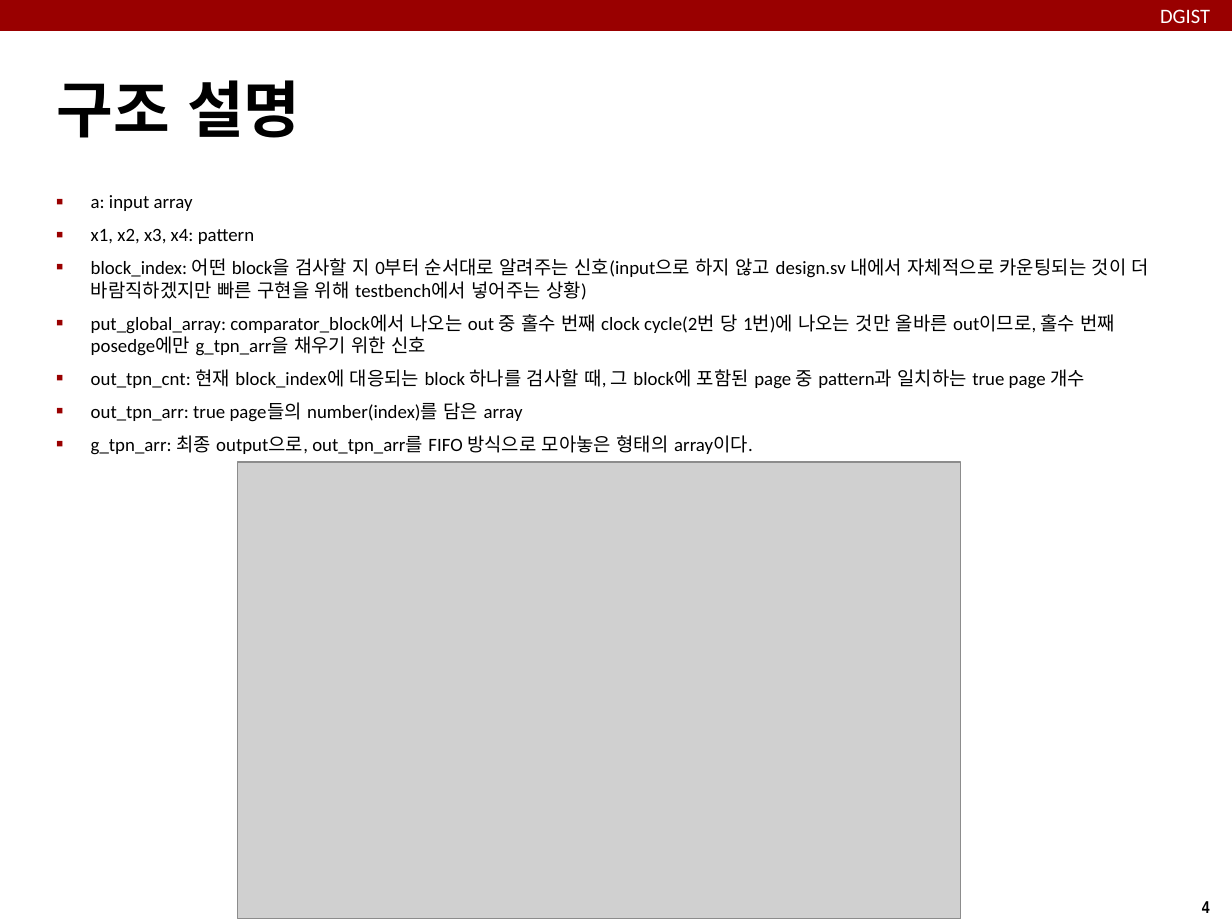
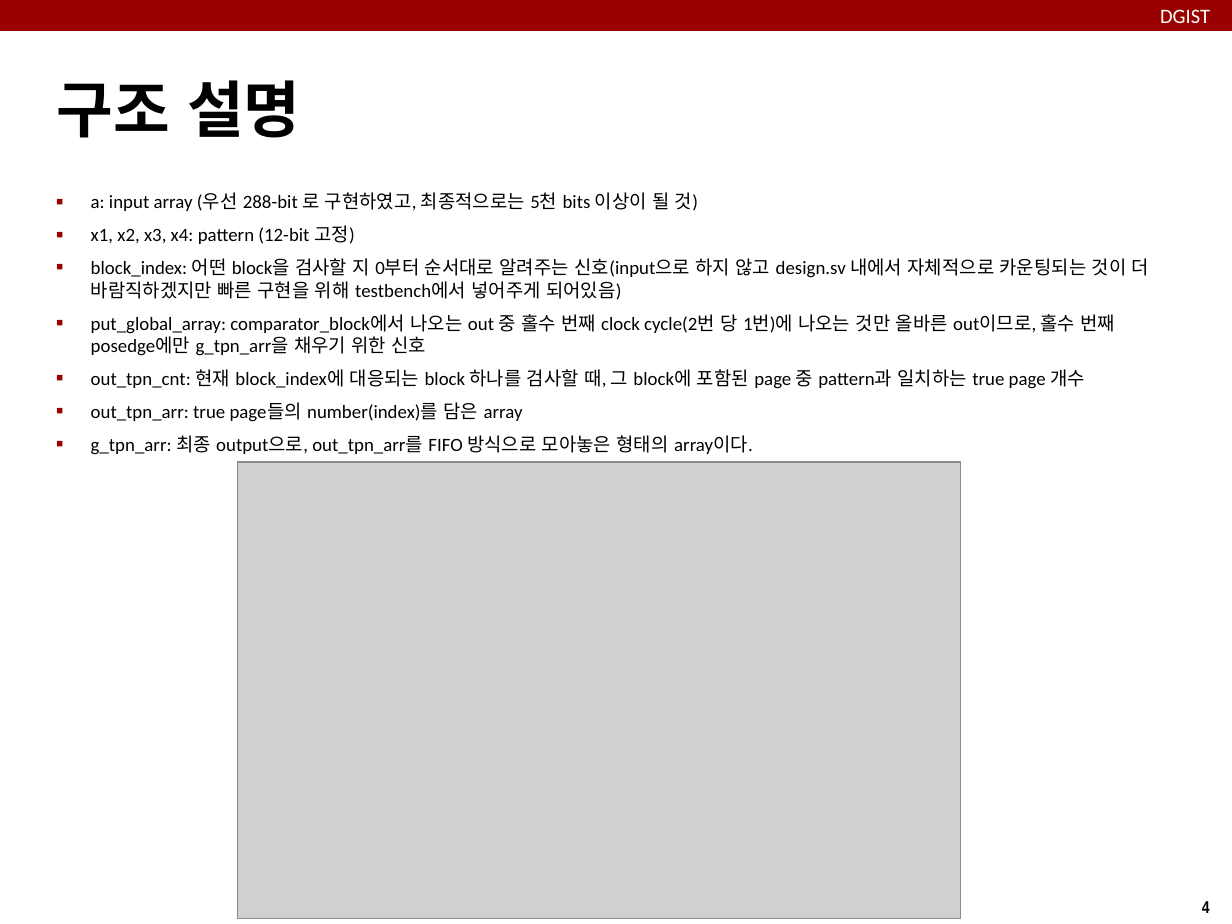
Before and after one commit to dgist-datalab/HWaccel_BloomFTL, a slide deck: slide 4 of verilog/Verilog_pattern_checker_description.pptx. Drawn at 1232x924 pixels with LibreOffice and Linux fonts; fonts in the diff are those of the drawing; grey boxes stand for pictures. Boxes give left, top, right and bottom in pixels: in the first picture for what was removed or moved away, otherwise in the second. Text is boxed around its words. In the diff, an @@ line names an element or a change of style, - is before the commit and + after.

```diff
--- a/verilog/Verilog_pattern_checker_description.pptx
+++ b/verilog/Verilog_pattern_checker_description.pptx
@@ text at (x1=91, y1=192, x2=1149, y2=300): text changed @@
-■ a: input array
-■ x1, x2, x3, x4: pattern
-■ block_index: 어떤 block을 검사할 지 0부터 순서대로 알려주는 신호(input으로 하지 않고 design.sv 내에서 자체적으로 카운팅되는 것이 더 바람직하겠지만 빠른 구현을 위해 testbench에서 넣어주는 상황)
+■ a: input array (우선 288-bit 로 구현하였고, 최종적으로는 5천 bits 이상이 될 것)
+■ x1, x2, x3, x4: pattern (12-bit 고정)
+■ block_index: 어떤 block을 검사할 지 0부터 순서대로 알려주는 신호(input으로 하지 않고 design.sv 내에서 자체적으로 카운팅되는 것이 더 바람직하겠지만 빠른 구현을 위해 testbench에서 넣어주게 되어있음)
```
Also in this commit, not shown: 1 other file.
